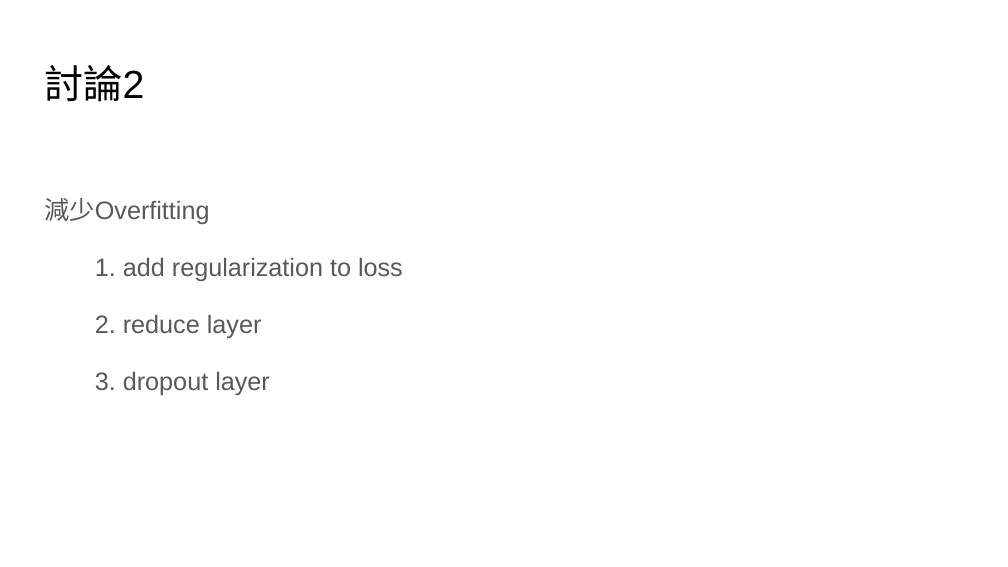
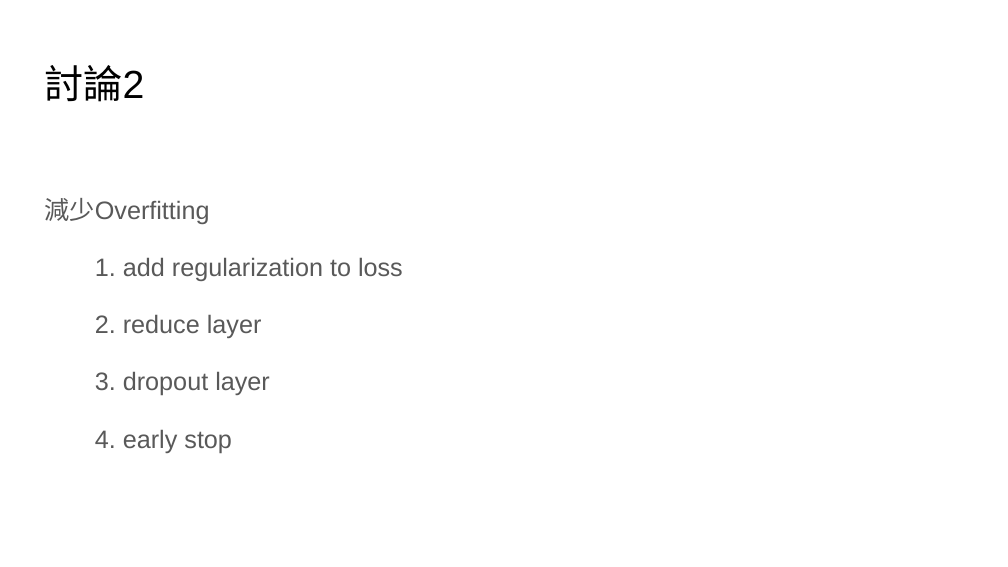
Before and after one commit to exeex/ml-course-slide, a slide deck: slide 21 of C3-DNN.pptx (slide 20 before the commit). Drawn at 1008x567 pixels with LibreOffice and Linux fonts; fonts in the diff are those of the drawing. Boxes give left, top, right and bottom in pixels: in the first picture for what was removed or moved away, otherwise in the second. Text is boxed around its words. In the diff, an @@ line names an element or a change of style, - is before the commit and + after.

```diff
--- a/C3-DNN.pptx
+++ b/C3-DNN.pptx
@@ text at (x1=95, y1=429, x2=232, y2=453): paragraph added @@
+4. early stop
```
Also in this commit, not shown: 5 other slides changed, 3 slides added, 1 slide removed, 1 other file.
